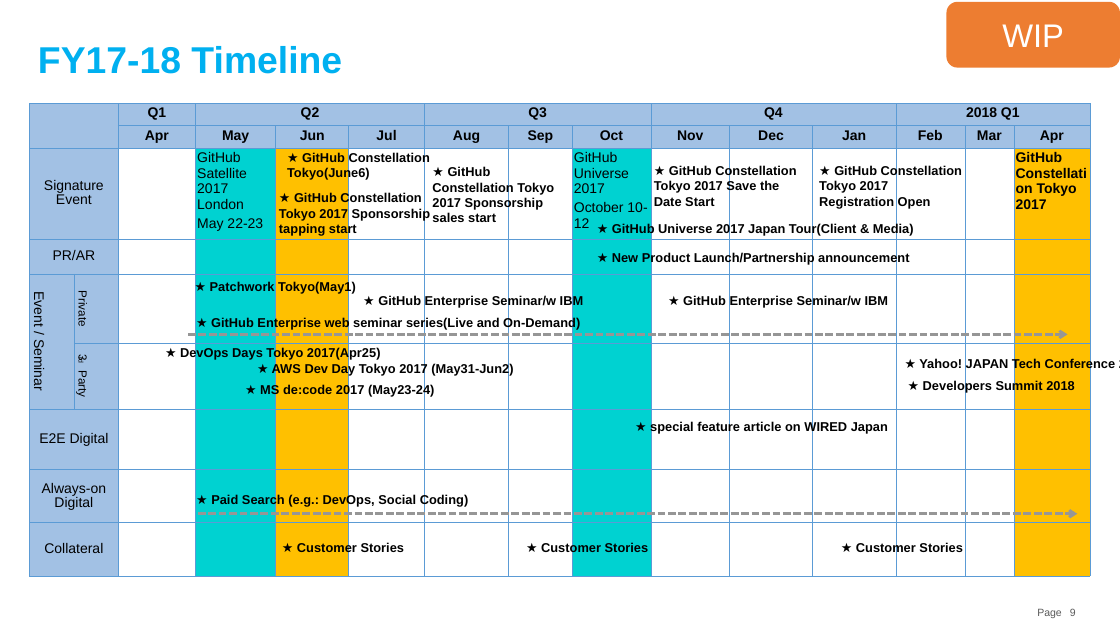
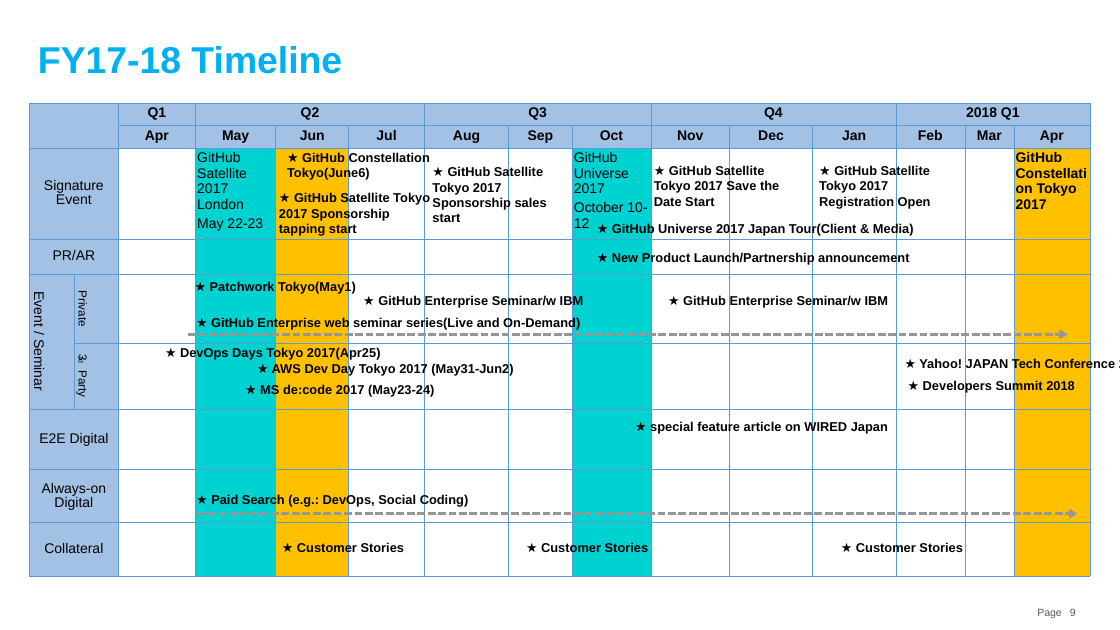
Before and after one commit to souebina/GitHub-Japan-Marketing-Plan, a slide deck: slide 9 of GitHub Japan Marketing Strategy.pptx. Drawn at 1120x630 pixels with LibreOffice and Linux fonts; fonts in the diff are those of the drawing. Boxes give left, top, right and bottom in pixels: in the first picture for what was removed or moved away, otherwise in the second. Text is boxed around its words. In the diff, an @@ line names an element or a change of style, - is before the commit and + after.

```diff
--- a/GitHub Japan Marketing Strategy.pptx
+++ b/GitHub Japan Marketing Strategy.pptx
@@ rounded rectangle removed at [947,2,1120,67] @@
-WIP
@@ text at [432,166,547,222]: text changed @@
-★ GitHub Constellation Tokyo 2017 Sponsorship sales start
+★ GitHub Satellite Tokyo 2017 Sponsorship sales start
@@ text at [654,165,779,206]: text changed @@
-★ GitHub Constellation Tokyo 2017 Save the Date Start
+★ GitHub Satellite Tokyo 2017 Save the Date Start
@@ text at [819,165,931,209]: text changed @@
-★ GitHub Constellation Tokyo 2017 Registration Open
+★ GitHub Satellite Tokyo 2017 Registration Open
@@ text at [279,192,430,236]: text changed @@
-★ GitHub Constellation Tokyo 2017 Sponsorship tapping start
+★ GitHub Satellite Tokyo 2017 Sponsorship tapping start
```
Also in this commit, not shown: 2 other slides changed.
